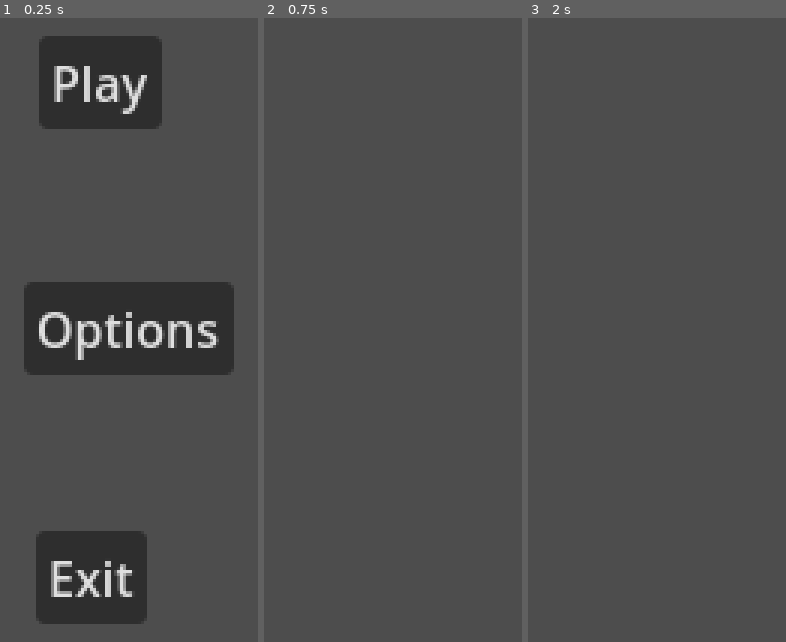
Above: before the commit, frames 1-3 (left to right).
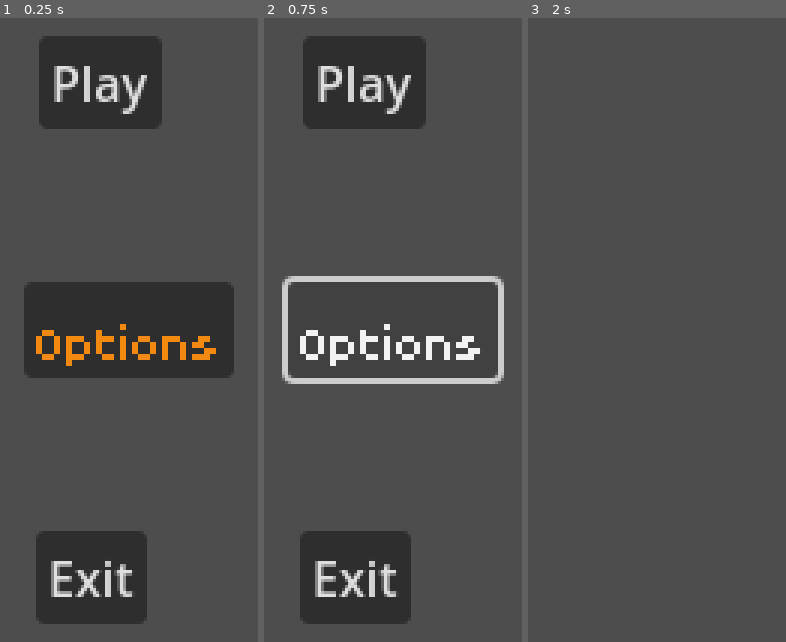
Above: after the commit, the same moments.

Repository: kimradion011107-lgtm/Oranges
Game: Godot game, scene res://data/scenes/ui/mainmenu.tscn
Two runs of this game, one before a commit and one after it. Both use one fixed random seed, a clock stepped at 60 frames per second and the inputs below. Before the commit the project starts from res://assets/Scenes/mainmenu.tscn.
Inputs (mouse positions are in pixels of both pictures, inside the frame that each line leads up to):
- Up to frame 1 (0.25 s): no input
- Up to frame 2 (0.75 s): click "Options" at 0.5 s
- Up to frame 3 (2 s): click (628, 80) at 1.25 s, where only the run after the commit has a clickable "Play"

The runs differ from the first frame. In frame 1, 3.3% of the frame differs, in the area x 11-89%, y 47-58%; in frame 2, 17%, in the area x 6-94%, y 2-98%; in frame 3, nothing differs.

Commit message:
UItheme1

Diff:
--- a/assets/Scenes/mainmenu.tscn
+++ b/data/scenes/ui/mainmenu.tscn
@@ -1,11 +1,10 @@
 [gd_scene load_steps=3 format=3 uid="uid://hjbggnkaauep"]
 
-[ext_resource type="Script" uid="uid://dbibyh2ps2gxf" path="res://assets/Scripts/mainmenu.gd" id="1_mwbsg"]
-
-[sub_resource type="Theme" id="Theme_cmhrf"]
+[ext_resource type="Script" uid="uid://dbibyh2ps2gxf" path="res://data/scripts/ui/mainmenu.gd" id="1_n811f"]
+[ext_resource type="Theme" uid="uid://w4aablv2coj6" path="res://data/themes/orangefont.tres" id="2_f6rlo"]
 
 [node name="mainmenu" type="Node2D"]
-script = ExtResource("1_mwbsg")
+script = ExtResource("1_n811f")
 
 [node name="Control" type="Control" parent="."]
 layout_mode = 3
@@ -28,7 +27,7 @@
 offset_top = 134.0
 offset_right = 335.0
 offset_bottom = 165.0
-theme = SubResource("Theme_cmhrf")
+theme = ExtResource("2_f6rlo")
 text = "Options
 "
 
--- a/assets/Scripts/mainmenu.gd
+++ b/data/scripts/ui/mainmenu.gd
@@ -3,11 +3,11 @@
 
 
 func _on_play_pressed() -> void:
-	get_tree().change_scene_to_file("res://assets/Scenes/game.tscn")
+	get_tree().change_scene_to_file("res://data/Scenes/game.tscn")
 
 
 func _on_options_pressed() -> void:
-	get_tree().change_scene_to_file("res://assets/Scenes/options.tscn")
+	get_tree().change_scene_to_file("res://data/Scenes/options.tscn")
 
 
 func _on_exit_pressed() -> void:
--- /dev/null
+++ b/data/themes/orangefont.tres
@@ -0,0 +1,8 @@
+[gd_resource type="Theme" load_steps=2 format=3 uid="uid://w4aablv2coj6"]
+
+[ext_resource type="FontFile" uid="uid://b85iyqpwattin" path="res://data/themes/Poco.ttf" id="1_q565t"]
+
+[resource]
+default_font = ExtResource("1_q565t")
+default_font_size = 20
+Button/colors/font_color = Color(0.95, 0.5377, 0.0665, 1)
--- a/project.godot
+++ b/project.godot
@@ -22,3 +22,7 @@
 window/size/mode=3
 window/stretch/mode="viewport"
 window/stretch/aspect="expand"
+
+[rendering]
+
+textures/canvas_textures/default_texture_filter=0
Renamed: assets/Scenes/game.tscn -> data/scenes/game.tscn
Renamed: assets/Scenes/options.tscn -> data/scenes/ui/options.tscn
Renamed: assets/Scripts/mainmenu.gd.uid -> data/scripts/ui/mainmenu.gd.uid
Binary file added: data/themes/Poco.ttf
Not shown, added: data/themes/Poco.ttf.import
